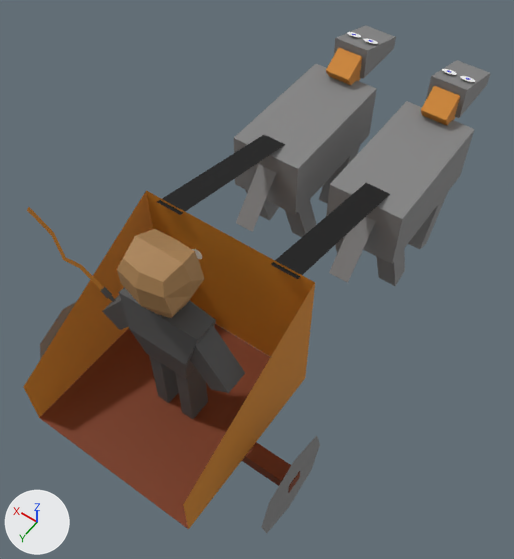
Renders of the OBJ model King Of Kings Docs/Models/heavychariot3.obj from each side of a commit.
One viewpoint serves both versions: a 50 mm lens placed at (0.68, 8.84, 17.83), pointed at (7.51, -0.71, 2.81). The axes (+X, +Y, +Z) are drawn at lower left. The lights are the same throughout. Where no turn or scale is listed for an object, it has been applied to the vertices.

Script lines for the objects in view, before the commit:
```python
ob_cube_006_cube_009 = bpy.data.objects.new('Cube.006_Cube.009', me_cube_006_cube_009)
ob_cube_006_cube_009.location = (0.0, 0.0, 0.0)
ob_cube_015_cube_017 = bpy.data.objects.new('Cube.015_Cube.017', me_cube_015_cube_017)
ob_cube_015_cube_017.location = (0.0, 0.0, 0.0)
ob_plane_003 = bpy.data.objects.new('Plane.003', me_plane_003)
ob_plane_003.location = (0.0, 0.0, 0.0)
ob_plane_004 = bpy.data.objects.new('Plane.004', me_plane_004)
ob_plane_004.location = (0.0, 0.0, 0.0)
ob_plane_005_plane_006 = bpy.data.objects.new('Plane.005_Plane.006', me_plane_005_plane_006)
ob_plane_005_plane_006.location = (0.0, 0.0, 0.0)
ob_plane_012_plane_013 = bpy.data.objects.new('Plane.012_Plane.013', me_plane_012_plane_013)
ob_plane_012_plane_013.location = (0.0, 0.0, 0.0)
ob_plane_013_plane_014 = bpy.data.objects.new('Plane.013_Plane.014', me_plane_013_plane_014)
ob_plane_013_plane_014.location = (0.0, 0.0, 0.0)
# also in view: 'Cube.020_Cube.022' at (5.92, -7.5, 4.84); 'Plane.008_Plane.009' at (8.96, -2.86, 3.62); 'Cube' at (7.32, 2.72, 6.6); 'Cube.014_Cube.016' at (9.08, -8.6, 5.12); 'Cube.013_Cube.015' at (9.06, -7.5, 4.84)
```
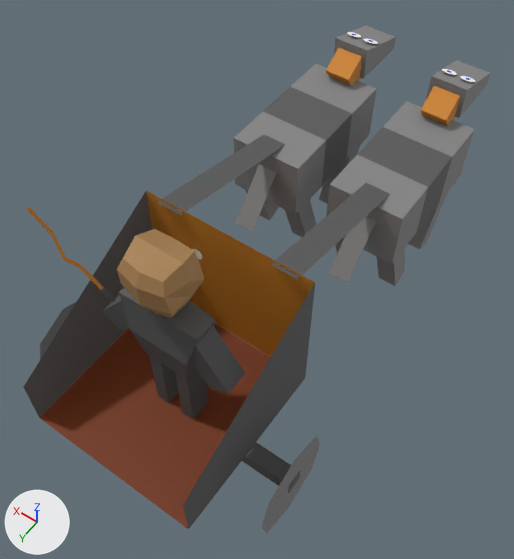
Where the change shows, as pixel boxes [x1, y1, x2, y2] in the pictures (514 x 559 px):
'Plane.004', recoloured: [24, 191, 153, 417] in both
'Plane.003', recoloured: [183, 283, 315, 529] in both
'Plane.012_Plane.013', recoloured (black to grey): [270, 183, 390, 279] in both
'Plane.013_Plane.014', recoloured (black to grey): [157, 135, 285, 215] in both
part 1 of me_cube_006_cube_009, built on: [245, 84, 354, 186] in both
part 2 of me_cube_015_cube_017, built on: [349, 125, 454, 232] in both

What changed in the scene script:
```text
Add mat_material_015:
    mat_material_015 = principled_material('Material.015')
    mat_material_015.base_color = (0.0984, 0.0984, 0.0984)  # dark grey #585858
    mat_material_015.roughness = 0.69
Change me_cube_006_cube_009:
    used by ob_cube_006_cube_009; location = (0.0, 0.0, 0.0)
    remove me_cube_006_cube_009.from_pydata(...)  # 8 vertices, 6 faces; spans x 7.97..10.12, y -7.48..-3.25, z 2.83..4.62
    add me_cube_006_cube_009.from_pydata(...)  # 16 vertices, 14 faces; spans x 7.97..10.12, y -7.48..-3.25, z 2.83..4.62
    me_cube_006_cube_009 part 1
    4 faces are deleted
    8 vertices are added at x 7.97..10.12, y -6.07..-4.66, z 2.83..4.62
    8 new faces join them, mat_material_007 (grey #848484)
    4 new faces join them, mat_material_015 (dark grey #585858)
    add me_cube_006_cube_009.materials.append(mat_material_015)  # dark grey #585858
Change me_cube_015_cube_017:
    used by ob_cube_015_cube_017; location = (0.0, 0.0, 0.0)
    remove me_cube_015_cube_017.from_pydata(...)  # 8 vertices, 6 faces; spans x 4.83..6.97, y -7.48..-3.25, z 2.83..4.62
    add me_cube_015_cube_017.from_pydata(...)  # 16 vertices, 14 faces; spans x 4.83..6.97, y -7.48..-3.25, z 2.83..4.62
    me_cube_015_cube_017 part 2
    4 faces are deleted
    8 vertices are added at x 4.83..6.97, y -6.07..-4.66, z 2.83..4.62
    8 new faces join them, mat_material_012 (grey #848484)
    4 new faces join them, mat_material_015 (dark grey #585858)
    add me_cube_015_cube_017.materials.append(mat_material_015)  # dark grey #585858
Change me_plane_003:
    where me_plane_003.from_pydata(...)  # 4 vertices, 1 face; spans x 5.12, y 0.47..5.28, z 1.66..5.73
    remove me_plane_003.materials.append(mat_material_014)  # orange #cf8421
    add me_plane_003.materials.append(mat_material_015)  # dark grey #585858
Change me_plane_004:
    where me_plane_004.from_pydata(...)  # 4 vertices, 1 face; spans x 9.91..9.94, y 0.46..5.28, z 1.66..5.68
    remove me_plane_004.materials.append(mat_material_014)  # orange #cf8421
    add me_plane_004.materials.append(mat_material_015)  # dark grey #585858
Change me_plane_012_plane_013:
    where me_plane_012_plane_013.from_pydata(...)  # 4 vertices, 1 face; spans x 5.51..6.23, y -3.98..0.57, z 4.6..5.64
    remove me_plane_012_plane_013.materials.append(mat_material_013)  # black #000000
    add me_plane_012_plane_013.materials.append(mat_material_015)  # dark grey #585858
Change me_plane_013_plane_014:
    where me_plane_013_plane_014.from_pydata(...)  # 4 vertices, 1 face; spans x 8.79..9.51, y -3.98..0.57, z 4.6..5.64
    remove me_plane_013_plane_014.materials.append(mat_material_005)  # black #000000
    add me_plane_013_plane_014.materials.append(mat_material_015)  # dark grey #585858
```
